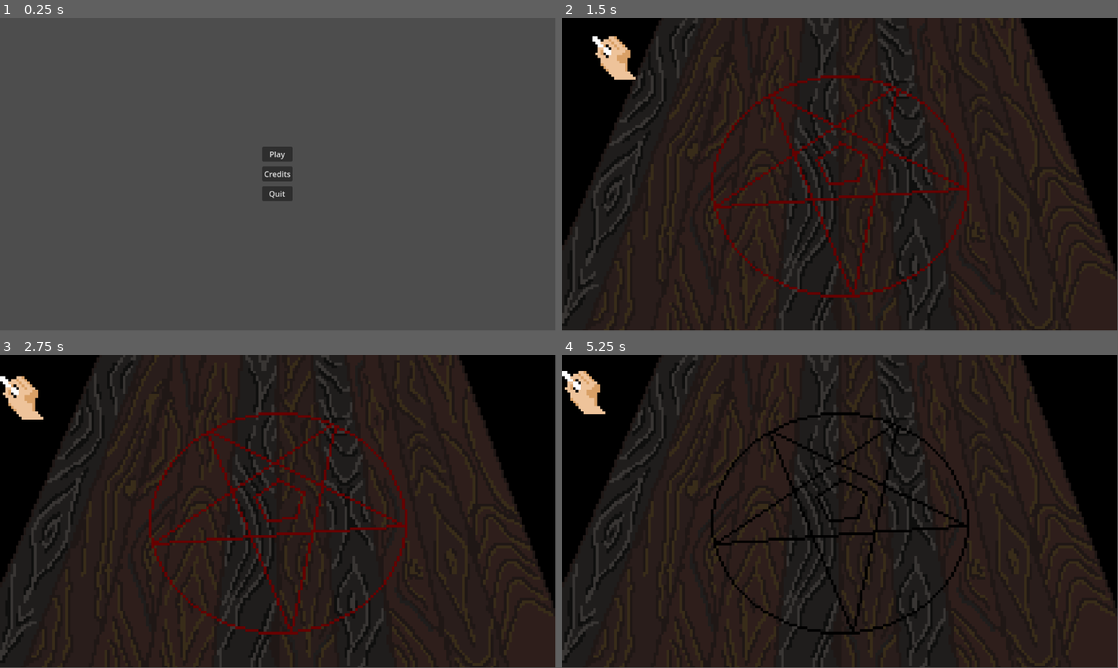
Above: before the commit, frames 1-4 (two rows, left to right).
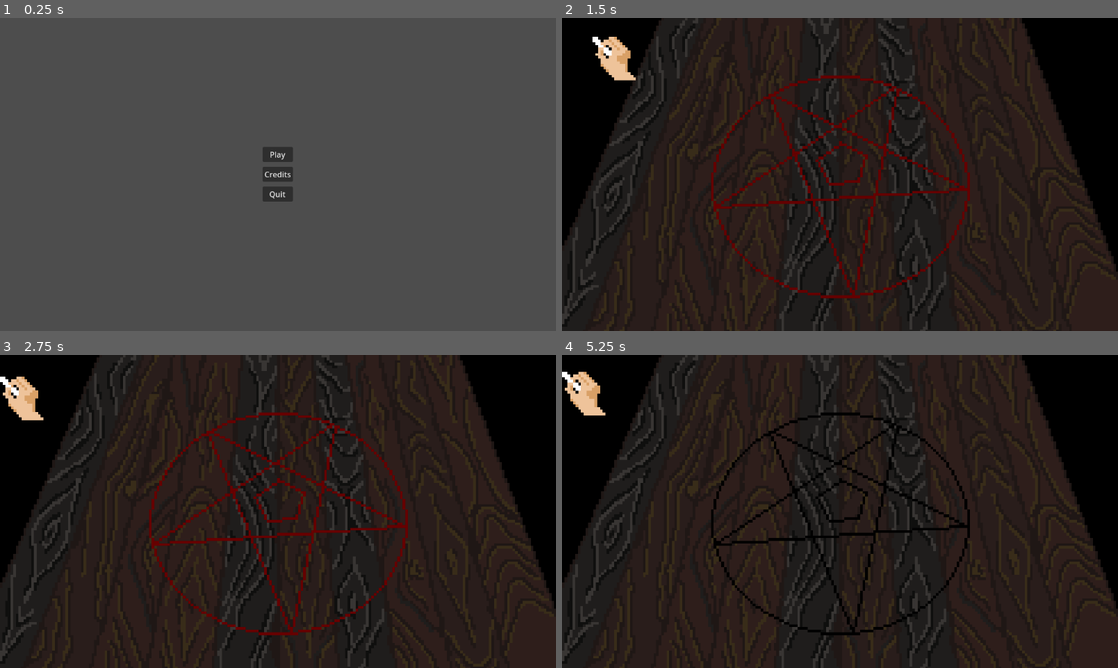
Above: after the commit, the same moments.

Repository: AlxGravel/LudumDare55_2024
Game: Godot game, scene res://UI/MainMenu.tscn
Two runs of this game, one before a commit and one after it. Both use one fixed random seed, a clock stepped at 60 frames per second and the inputs below.
Inputs (mouse positions are in pixels of both pictures, inside the frame that each line leads up to):
- Up to frame 1 (0.25 s): no input
- Up to frame 2 (1.5 s): click "Play" at 0.5 s; tap Enter at 1.25 s; move the mouse to (867, 171) at 1.27 s; click (867, 171) at 1.42 s
- Up to frame 3 (2.75 s): tap Space at 2 s; move the mouse to (250, 511) at 2.02 s; click (250, 511) at 2.17 s
- Up to frame 4 (5.25 s): tap Enter at 2.75, 4.25 s; move the mouse to (851, 505) at 2.77 s; click (851, 505) at 2.92 s; tap Space at 3.5, 5 s; move the mouse to (834, 514) at 3.52 s; click (834, 514) at 3.67 s; move the mouse to (878, 514) at 4.27 s; click (878, 514) at 4.42 s; move the mouse to (795, 508) at 5.02 s; click (795, 508) at 5.17 s
In our replay, the window is 799x449 before the commit and 800x450 after it. These sizes can differ from the game's own. Grey fills any space a smaller window leaves; there, only what the larger window draws over its background counts as a difference.

The runs differ from the first frame. In frame 1, 0.1% of the frame differs, in the area x 47-53%, y 42-58%; in frame 2, 1.9%, in the area x 0-100%, y 0-100%; in frame 3, 1.8%; in frame 4, 1.3%.

Commit message:
put path in main scene

Diff:
--- a/MainScene.gd
+++ b/MainScene.gd
@@ -11,3 +11,12 @@
 func _process(delta):
 	if Input.is_action_just_pressed("escape"):
 		get_tree().change_scene_to_file("res://UI/MainMenu.tscn")
+
+
+
+func _on_shape_draw_detector_drew_outside_model():
+	$Chalk.can_draw = false
+
+
+func _on_chalk_cleared_chalk():
+	$Chalk.can_draw = true
--- a/MainScene.tscn
+++ b/MainScene.tscn
@@ -6,6 +6,49 @@
 [ext_resource type="Texture2D" uid="uid://w13jfg1ee8cu" path="res://Art/Background.png" id="4_yr2vb"]
 [ext_resource type="Texture2D" uid="uid://drmsst85yb0pe" path="res://Art/Pentagram.png" id="5_elon3"]
 [ext_resource type="Script" path="res://Art/Pentagram.gd" id="6_s0scl"]
+[ext_resource type="PackedScene" uid="uid://caoob312y5h2w" path="res://ShapeDrawDetector.tscn" id="7_6bhpp"]
+
+[sub_resource type="Curve2D" id="Curve2D_x62ub"]
+_data = {
+"points": PackedVector2Array(0, 0, 0, 0, 432, 160, 0, 0, 0, 0, 605, 574, 0, 0, 0, 0, 695, 145, 0, 0, 0, 0, 316, 388, 0, 0, 0, 0, 843, 356, 0, 0, 0, 0, 432, 160)
+}
+point_count = 6
+
+[sub_resource type="Curve2D" id="Curve2D_kxh2y"]
+_data = {
+"points": PackedVector2Array(0, 0, 0, 0, 316, 385, -146, 91, 146, -91, 430, 161)
+}
+point_count = 2
+
+[sub_resource type="Curve2D" id="Curve2D_0mssl"]
+_data = {
+"points": PackedVector2Array(0, 0, 0, 0, 319, 388, -259, 11, 259, -11, 606, 575, 0, 0, 0, 0, 607, 573)
+}
+point_count = 3
+
+[sub_resource type="Curve2D" id="Curve2D_plce0"]
+_data = {
+"points": PackedVector2Array(0, 0, 0, 0, 608, 575, -21, 209, 21, -209, 839, 356)
+}
+point_count = 2
+
+[sub_resource type="Curve2D" id="Curve2D_fldpy"]
+_data = {
+"points": PackedVector2Array(-152, -70, 152, 70, 694, 144, 0, 0, 0, 0, 839, 353)
+}
+point_count = 2
+
+[sub_resource type="Curve2D" id="Curve2D_pcr1s"]
+_data = {
+"points": PackedVector2Array(-130, 68, 130, -68, 437, 158, 0, 0, 0, 0, 690, 144)
+}
+point_count = 2
+
+[sub_resource type="Curve2D" id="Curve2D_1viow"]
+_data = {
+"points": PackedVector2Array(0, 0, 0, 0, 554, 344, 0, 0, 0, 0, 615, 338, 0, 0, 0, 0, 629, 284, 0, 0, 0, 0, 575, 256, 0, 0, 0, 0, 529, 293, 0, 0, 0, 0, 554, 344)
+}
+point_count = 6
 
 [node name="Label" instance=ExtResource("1_17c4p")]
 grow_horizontal = 2
@@ -25,3 +68,30 @@
 texture = ExtResource("5_elon3")
 centered = false
 script = ExtResource("6_s0scl")
+
+[node name="ShapeDrawDetector" parent="." index="2" instance=ExtResource("7_6bhpp")]
+
+[node name="Path2D" type="Path2D" parent="ShapeDrawDetector" index="0"]
+curve = SubResource("Curve2D_x62ub")
+
+[node name="Path2D2" type="Path2D" parent="ShapeDrawDetector" index="1"]
+curve = SubResource("Curve2D_kxh2y")
+
+[node name="Path2D3" type="Path2D" parent="ShapeDrawDetector" index="2"]
+curve = SubResource("Curve2D_0mssl")
+
+[node name="Path2D5" type="Path2D" parent="ShapeDrawDetector" index="3"]
+curve = SubResource("Curve2D_plce0")
+
+[node name="Path2D6" type="Path2D" parent="ShapeDrawDetector" index="4"]
+curve = SubResource("Curve2D_fldpy")
+
+[node name="Path2D4" type="Path2D" parent="ShapeDrawDetector" index="5"]
+curve = SubResource("Curve2D_pcr1s")
+
+[node name="Path2D7" type="Path2D" parent="ShapeDrawDetector" index="6"]
+curve = SubResource("Curve2D_1viow")
+
+[connection signal="cleared_chalk" from="Chalk" to="." method="_on_chalk_cleared_chalk"]
+[connection signal="point_added" from="Chalk" to="ShapeDrawDetector" method="_on_chalk_point_added"]
+[connection signal="drew_outside_model" from="ShapeDrawDetector" to="." method="_on_shape_draw_detector_drew_outside_model"]
--- a/ShapeDrawDetector.gd
+++ b/ShapeDrawDetector.gd
@@ -25,7 +25,7 @@
 
 func is_in_model(point: Vector2) -> bool:
 	var shortestDistance = null
-	for path in $DrawModel.get_children():
+	for path in get_children():
 		if path is Path2D:
 			var distanceToCurve = path.curve.get_closest_point(point).distance_to(point)
 			if shortestDistance == null or distanceToCurve < shortestDistance:
--- a/ShapeDrawDetector.tscn
+++ b/ShapeDrawDetector.tscn
@@ -1,17 +1,6 @@
-[gd_scene load_steps=3 format=3 uid="uid://caoob312y5h2w"]
+[gd_scene load_steps=2 format=3 uid="uid://caoob312y5h2w"]
 
 [ext_resource type="Script" path="res://ShapeDrawDetector.gd" id="1_gai7l"]
 
-[sub_resource type="Curve2D" id="Curve2D_e0r5s"]
-_data = {
-"points": PackedVector2Array(0, 0, 0, 0, 555, 135, 0, 0, 0, 0, 337, 597, 0, 0, 0, 0, 746, 335, 0, 0, 0, 0, 555, 135)
-}
-point_count = 4
-
 [node name="ShapeDrawDetector" type="Node2D"]
 script = ExtResource("1_gai7l")
-
-[node name="DrawModel" type="Node2D" parent="."]
-
-[node name="Path2D" type="Path2D" parent="DrawModel"]
-curve = SubResource("Curve2D_e0r5s")
--- a/chalk.gd
+++ b/chalk.gd
@@ -4,7 +4,7 @@
 signal cleared_chalk
 
 @export var cursor_speed = 1
-@export var chalk_is_enabled = true
+@export var can_draw = true
 @export var lines = [Line2D.new()]
 
 
@@ -27,7 +27,7 @@
 		var visible_rect = get_viewport().get_visible_rect()
 		$Cursor.position = $Cursor.position.clamp(visible_rect.position, visible_rect.end)
 		#draw chalk
-		if chalk_is_enabled and Input.is_mouse_button_pressed(MOUSE_BUTTON_LEFT):
+		if can_draw and Input.is_mouse_button_pressed(MOUSE_BUTTON_LEFT):
 			lines.back().add_point($Cursor.position)
 			point_added.emit($Cursor.global_position)
 
@@ -44,6 +44,7 @@
 			lines.clear()
 			lines.push_back(Line2D.new())
 			self.add_child(lines.back())
+			cleared_chalk.emit()
 
 
 func _on_area_2d_area_entered(area):
--- a/project.godot
+++ b/project.godot
@@ -19,6 +19,11 @@
 
 aseprite_executable_path="E:/Steam/steamapps/common/Aseprite/Aseprite.exe"
 
+[display]
+
+window/size/mode=3
+window/stretch/mode="viewport"
+
 [input]
 
 escape={
Not shown: 1 places in MainScene.tscn that only renumber resources
